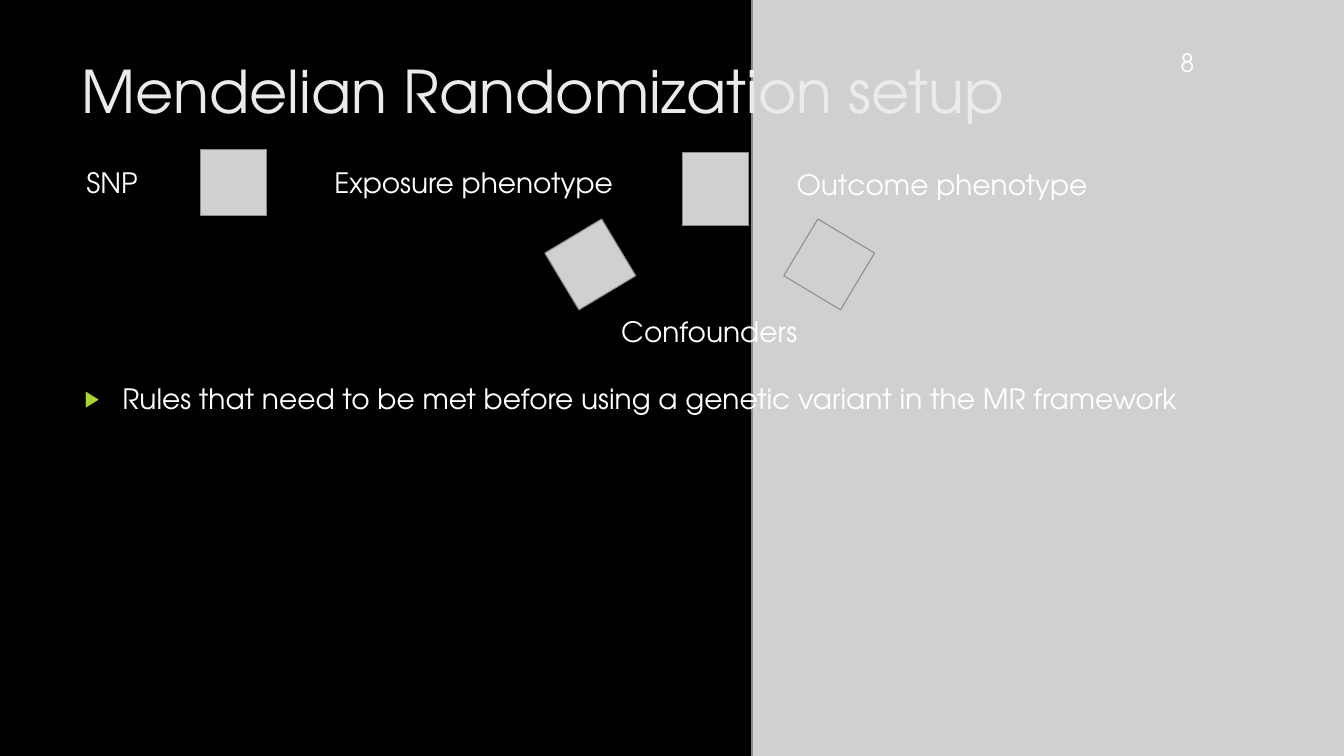
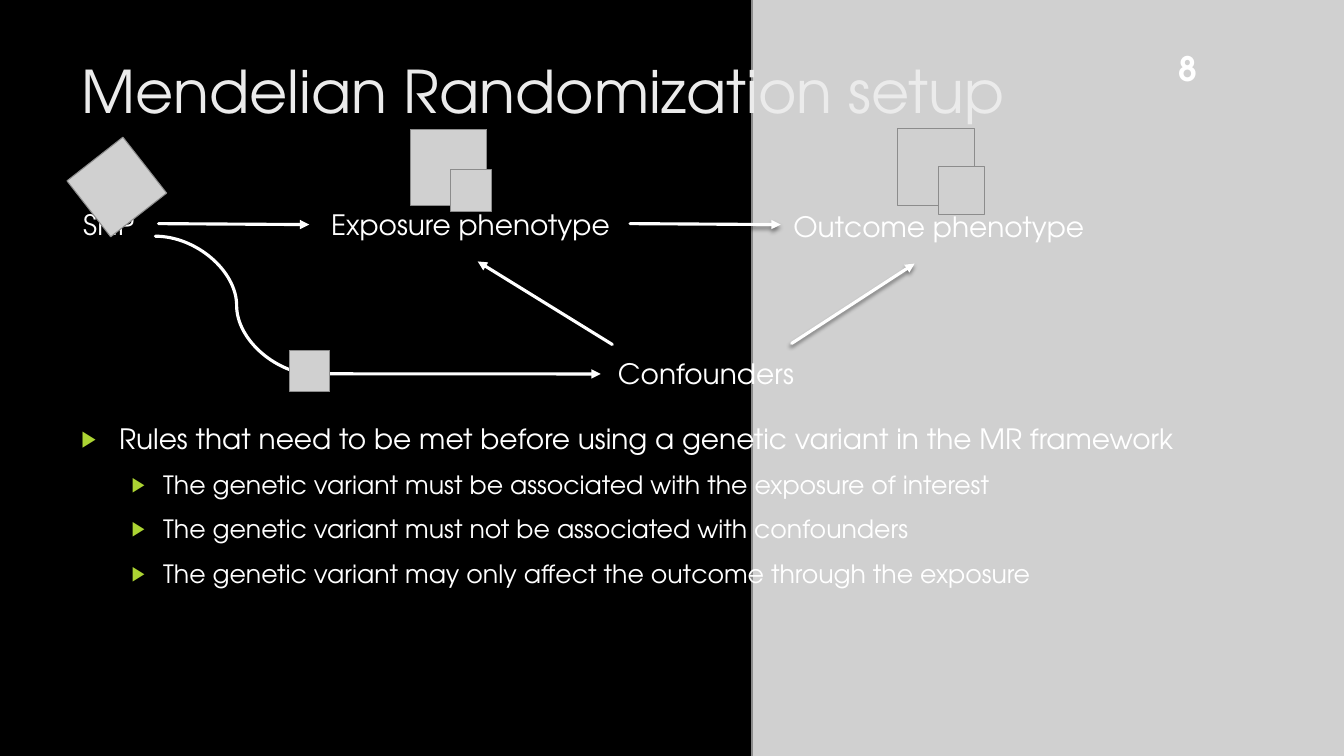
Before and after one commit to matthijsknigge/mendelianrandomization, a slide deck: slide 8 of internship/CeliacDiseaseTriggers.pptx. Drawn at 1344x756 pixels with LibreOffice and Linux fonts; fonts in the diff are those of the drawing; grey boxes stand for pictures; background and template pictures are left out. Boxes give left, top, right and bottom in pixels: in the first picture for what was removed or moved away, otherwise in the second. Text is boxed around its words. In the diff, an @@ line names an element or a change of style, - is before the commit and + after.

```diff
--- a/internship/CeliacDiseaseTriggers.pptx
+++ b/internship/CeliacDiseaseTriggers.pptx
@@ text "8" at (x1=1178, y1=56, x2=1197, y2=81): size 18 to 24 pt, bold on @@
@@ picture added at (x1=67, y1=137, x2=166, y2=236) @@
@@ picture removed at (x1=201, y1=149, x2=267, y2=216) @@
@@ picture added at (x1=410, y1=129, x2=487, y2=206) @@
@@ picture added at (x1=898, y1=129, x2=975, y2=206) @@
@@ picture added at (x1=451, y1=169, x2=492, y2=211) @@
@@ picture removed at (x1=683, y1=152, x2=749, y2=226) @@
@@ picture added at (x1=939, y1=166, x2=984, y2=215) @@
@@ 3 texts moved together from (x1=86, y1=172, x2=1087, y2=200) to (x1=83, y1=206, x2=1084, y2=249) @@
@@ curved line added from (155, 236) to (318, 375), #FFFFFF 2.25 pt @@
@@ arrow added from (158, 224) to (310, 225), #FFFFFF 2.25 pt @@
@@ picture removed at (x1=545, y1=219, x2=636, y2=310) @@
@@ arrow added from (630, 224) to (781, 225), #FFFFFF 2.25 pt @@
@@ picture removed at (x1=784, y1=219, x2=875, y2=310) @@
@@ arrow added from (612, 345) to (478, 261), #FFFFFF 2.25 pt @@
@@ arrow added from (791, 344) to (914, 263), #FFFFFF 2.25 pt @@
@@ picture added at (x1=290, y1=351, x2=331, y2=392) @@
@@ text "Confounders" moved from (x1=621, y1=313, x2=797, y2=356) to (x1=618, y1=355, x2=794, y2=398) @@
@@ arrow added from (310, 374) to (601, 374), #FFFFFF 2.25 pt @@
@@ text "Rules that need to be ..." moved from (x1=122, y1=380, x2=1176, y2=423) to (x1=119, y1=420, x2=1173, y2=595) @@
@@ text at (x1=163, y1=475, x2=1030, y2=595): paragraphs added @@
+  ▶ The genetic variant must be associated with the exposure of interest
+  ▶ The genetic variant must not be associated with confounders
+  ▶ The genetic variant may only affect the outcome through the exposure
```
Also in this commit, not shown: 9 other slides changed, 2 slides added, 4 other files.
